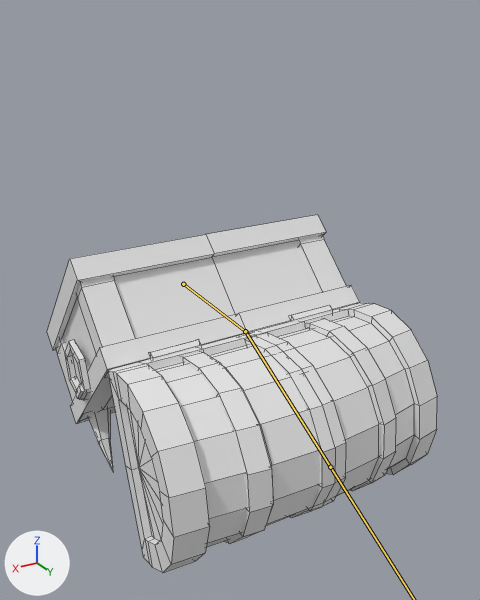
A saved change to the FBX model GameJamJaar2/Assets/Models/Chester.fbx.
Camera for both pictures: a 50 mm lens placed at (3.14, 6.51, 2.14), pointed at (-0.03, 1.22, -0.5). Lighting does not change. The marker at lower left points along +X, +Y and +Z. Both versions are drawn at frame 15 of the action 'Armature|CoinShoot'; the numbers are the values there. The bones that bend it are drawn over the model as lines. Mesh edges are drawn as thin lines.

Names of what the first picture shows: 'Chest'.
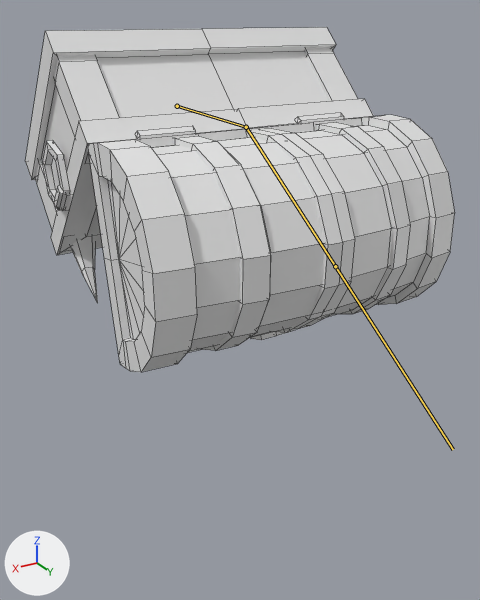
Changed parts and their boxes (x1, y1, x2, y2) in the pictures (480 x 600 px):
'Chest', posed (10% wider): before (47, 215, 437, 573); after (25, 27, 455, 372)
bone 'Bone', root to tip: before (183, 284) to (245, 331); after (177, 106) to (246, 127)
bone 'Bone.001', root to tip: before (245, 331) to (330, 467); after (246, 127) to (335, 266)

The change in detail:
Bone 'Bone' (bone_bone) moves from (0.0, 0.0, 0.0) to (0.0, 1.468, -1.357).
Bone 'Bone.001' (bone_bone_001) turns from (37, 0, 0) to (30, 0, 0) degrees about its own x, y and z.
